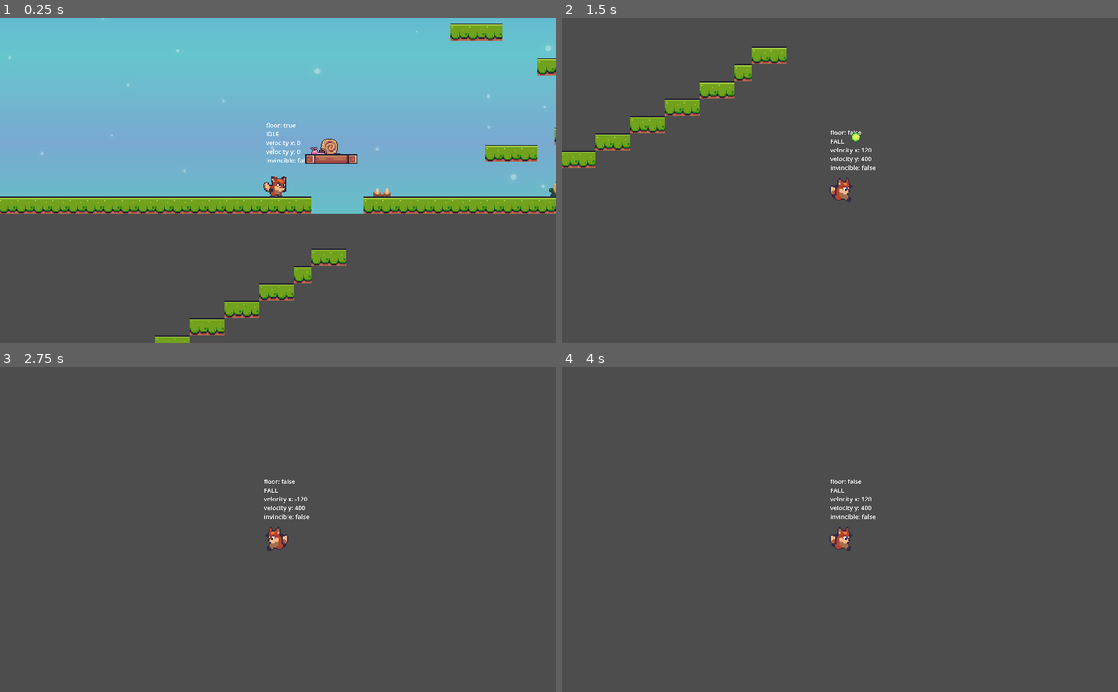
Above: before the commit, frames 1-4 (two rows, left to right).
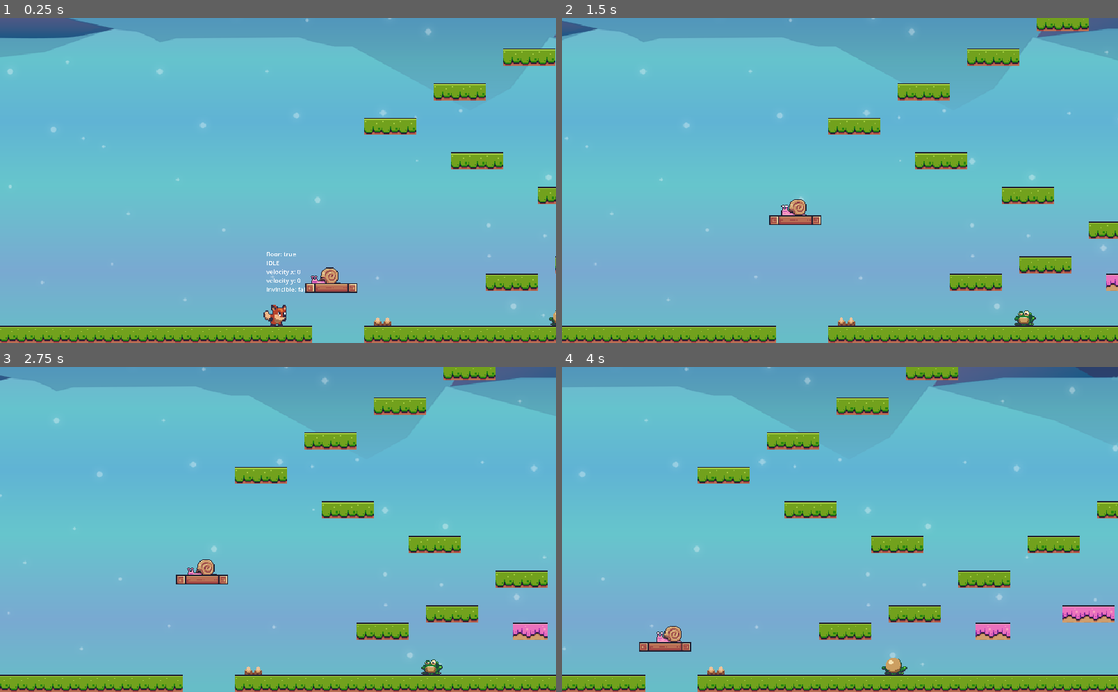
Above: after the commit, the same moments.

Repository: dizuane/godot-fox-antics
Game: Godot game, scene res://level_base/level_base.tscn
The game is run twice, just before and just after one commit, with the same random seed, the same clock (stepped at 60 frames per second) and the same inputs. The project has no main scene, so this scene is started directly.
Inputs:
- Up to frame 1 (0.25 s): no input
- Up to frame 2 (1.5 s): hold D (right) from 0.53 s (still down); tap Space (jump) at 0.6, 0.77, 1.07 s; tap E (shoot) at 1.35 s
- Up to frame 3 (2.75 s): tap Space (jump) at 1.52, 1.55, 1.82, 2.1 s; release D (right) at 2.03 s; hold A (left) from 2.03 s (still down)
- Up to frame 4 (4 s): release A (left) at 2.78 s; hold D (right) from 2.78 s (still down); tap E (shoot) at 2.85 s; tap Space (jump) at 3.02, 3.05, 3.32, 3.6, 3.77 s

The runs differ from the first frame. In frame 1, 57% of the frame differs, in the area x 0-100%, y 0-100%; in frame 2, 100%; in frame 3, 100%; in frame 4, 100%.

Commit message:
Added camera shake and tested camera limits/smoothing

Diff:
--- a/level_base/level_base.tscn
+++ b/level_base/level_base.tscn
@@ -20,6 +20,7 @@
 [ext_resource type="Texture2D" uid="uid://djqoxyd2nyjoe" path="res://assets/backgrounds/game_background_1/layers/clouds_2.png" id="15_f6q8f"]
 [ext_resource type="Texture2D" uid="uid://qobm0nclmq8r" path="res://assets/backgrounds/game_background_1/layers/clouds_3.png" id="16_ebgfl"]
 [ext_resource type="Texture2D" uid="uid://s4ix7dxdf7sq" path="res://assets/backgrounds/game_background_1/layers/clouds_4.png" id="17_ug3uf"]
+[ext_resource type="AudioStream" uid="uid://dqw7pvphkbkrm" path="res://assets/sound/Flowing Rocks.ogg" id="21_gdqwi"]
 
 [sub_resource type="TileSetAtlasSource" id="TileSetAtlasSource_ledg1"]
 texture = ExtResource("1_sg3iq")
@@ -652,6 +653,11 @@
 
 [node name="PlayerCam" parent="." instance=ExtResource("2_pe86m")]
 zoom = Vector2(2, 2)
+limit_left = -500
+limit_top = -500
+limit_right = 500
+limit_bottom = 0
+position_smoothing_enabled = true
 
 [node name="Player" parent="." instance=ExtResource("3_ltp7w")]
 position = Vector2(1, -32)
@@ -696,3 +702,7 @@
 
 [node name="FloorSpikes" parent="." instance=ExtResource("12_gmkxs")]
 position = Vector2(97, -16)
+
+[node name="Music" type="AudioStreamPlayer" parent="."]
+stream = ExtResource("21_gdqwi")
+autoplay = true
--- a/player/player.gd
+++ b/player/player.gd
@@ -108,6 +108,8 @@
 			animation_player.play("jump")
 		PLAYER_STATE.FALL:
 			animation_player.play("fall")
+		PLAYER_STATE.HURT:
+			apply_hurt_jump()
 
 
 func go_invincible() -> void:
@@ -117,10 +119,10 @@
 
 
 func apply_hurt_jump() -> void:
-	set_state(PLAYER_STATE.HURT)
 	animation_player.play("hurt")
 	velocity = HURT_JUMP_VELOCITY
 	hurt_timer.start()
+	SignalManager.on_player_hit.emit(0)
 
 
 func apply_hit() -> void:
@@ -128,7 +130,7 @@
 		return
 
 	go_invincible()
-	apply_hurt_jump()
+	set_state(PLAYER_STATE.HURT)
 	SoundManager.play_clip(sound_player, SoundManager.SOUND_DAMAGE)
 
 
--- a/player_cam/player_cam.gd
+++ b/player_cam/player_cam.gd
@@ -1,9 +1,35 @@
 extends Camera2D
+
+@onready var shake_timer = $ShakeTimer
+
+@export var shake_amount: float = 3.0
 
 
 func _ready():
-	pass
+	set_process(false)
+	SignalManager.on_player_hit.connect(on_player_hit)
 
 
 func _process(delta):
-	pass
+	offset = get_random_offset()
+
+
+func get_random_offset() -> Vector2:
+	return Vector2(
+		randf_range(-shake_amount, shake_amount),
+		randf_range(-shake_amount, shake_amount)
+	)
+
+
+func shake() -> void:
+	set_process(true)
+	shake_timer.start()
+
+
+func on_player_hit(_lives: int) -> void:
+	shake()
+
+
+func _on_shake_timer_timeout():
+	set_process(false)
+	offset = Vector2.ZERO
--- a/player_cam/player_cam.tscn
+++ b/player_cam/player_cam.tscn
@@ -4,3 +4,9 @@
 
 [node name="PlayerCam" type="Camera2D"]
 script = ExtResource("1_y1pl2")
+
+[node name="ShakeTimer" type="Timer" parent="."]
+wait_time = 0.3
+one_shot = true
+
+[connection signal="timeout" from="ShakeTimer" to="." method="_on_shake_timer_timeout"]
--- a/singletons/signal_manager.gd
+++ b/singletons/signal_manager.gd
@@ -3,3 +3,4 @@
 signal on_enemy_hit(points: int, enemy_position: Vector2)
 signal on_pickup_hit(points: int)
 signal on_boss_killed(points: int)
+signal on_player_hit(lives: int)
Not shown, changed: assets/sound/Farm Frolics.ogg.import
Not shown, changed: assets/sound/Flowing Rocks.ogg.import
Not shown: 1 places in level_base/level_base.tscn that only renumber resources
